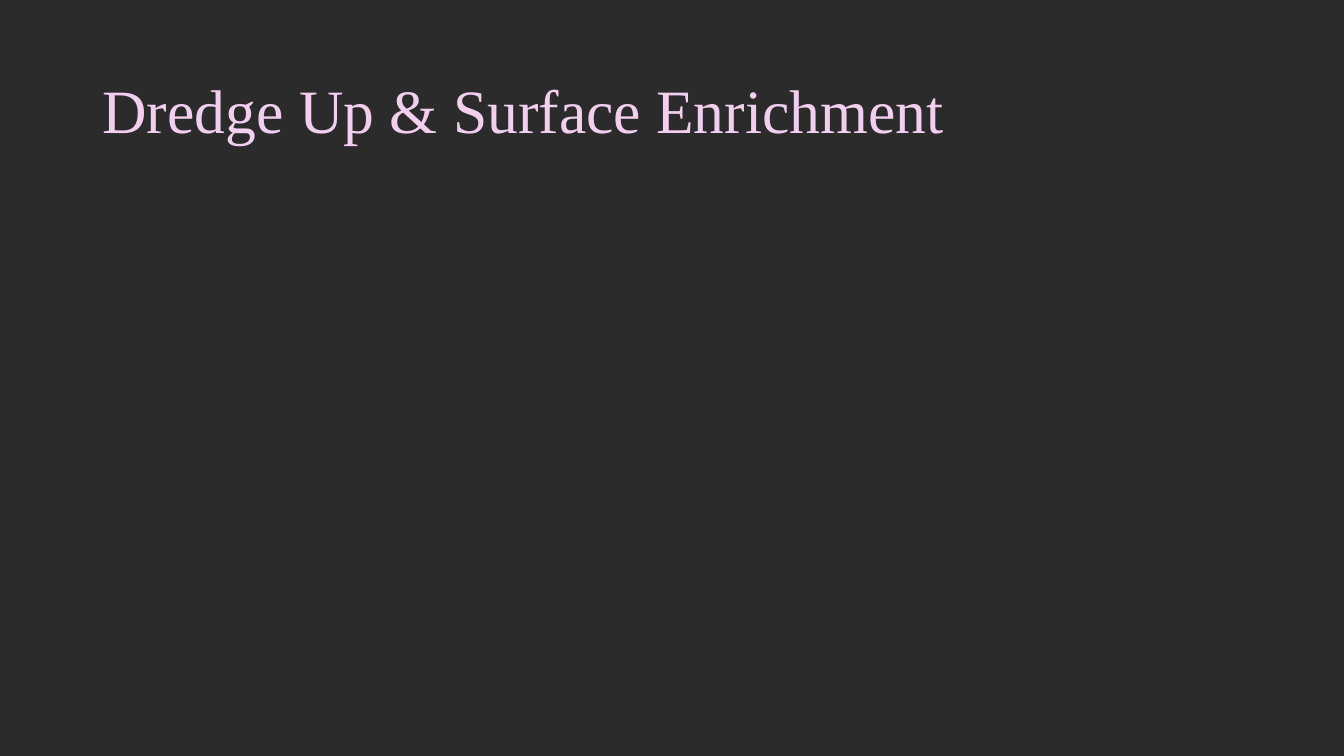
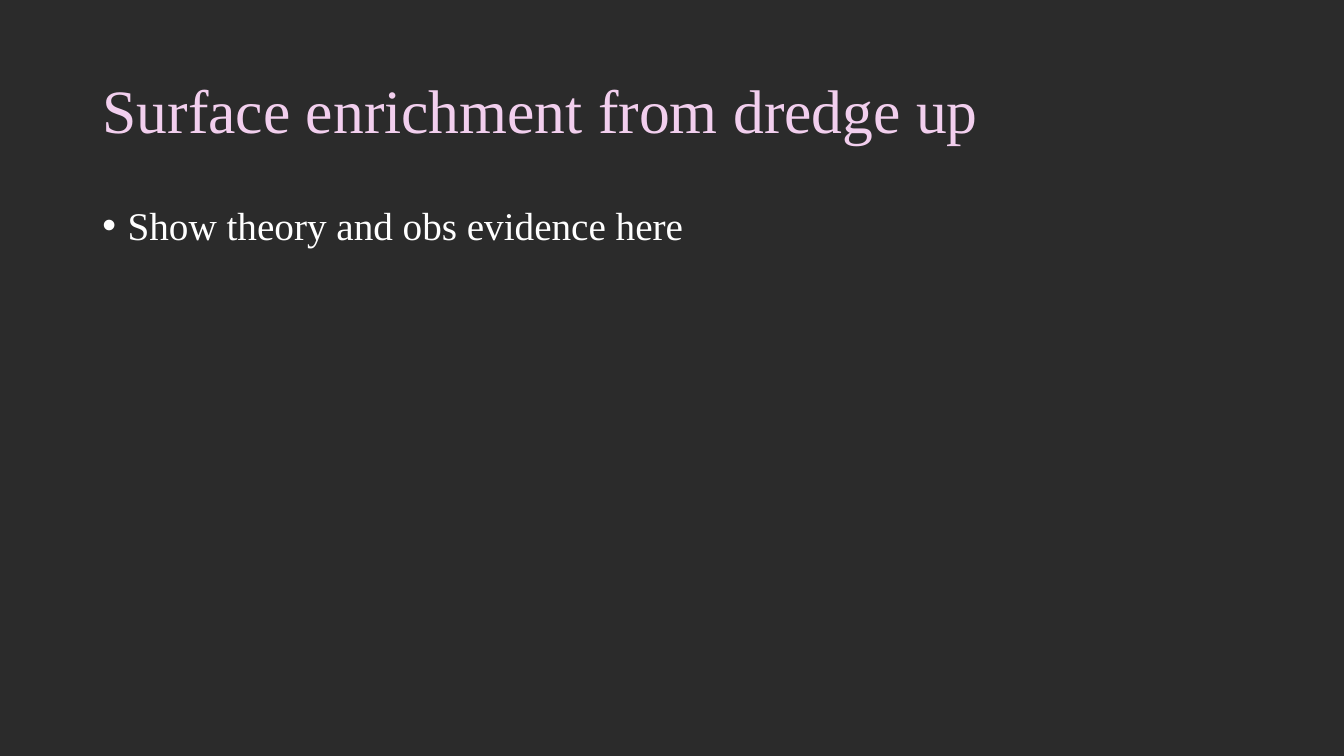
Before and after one commit to giulia-cinquegrana/bridgce2026-stellar-nucleosynthesis, a slide deck: slide 7 of Lectures/all_slides.pptx (slide 6 before the commit). Drawn at 1344x756 pixels with LibreOffice and Linux fonts; fonts in the diff are those of the drawing; background and template pictures are left out; a plain dark background stands for a picture behind light text. Boxes give left, top, right and bottom in pixels: in the first picture for what was removed or moved away, otherwise in the second. Text is boxed around its words. In the diff, an @@ line names an element or a change of style, - is before the commit and + after.

```diff
--- a/Lectures/all_slides.pptx
+++ b/Lectures/all_slides.pptx
@@ title at <box>102,89,978,144</box>: text changed @@
-Dredge Up & Surface Enrichment
+Surface enrichment from dredge up
@@ text added at <box>128,212,683,247</box>, 28 pt, text #FFFFFF @@
+• Show theory and obs evidence here
```
Also in this commit, not shown: 11 other slides changed, 1 slide added, 2 other files.
